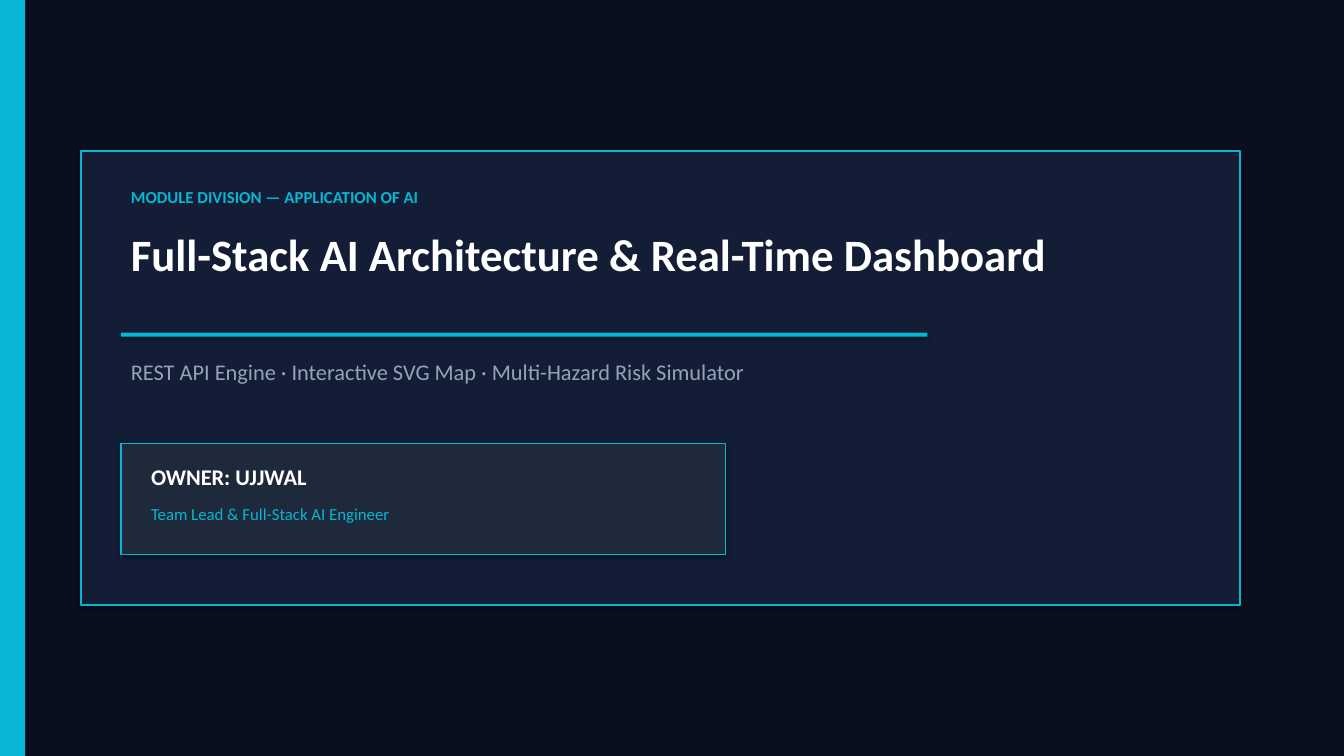
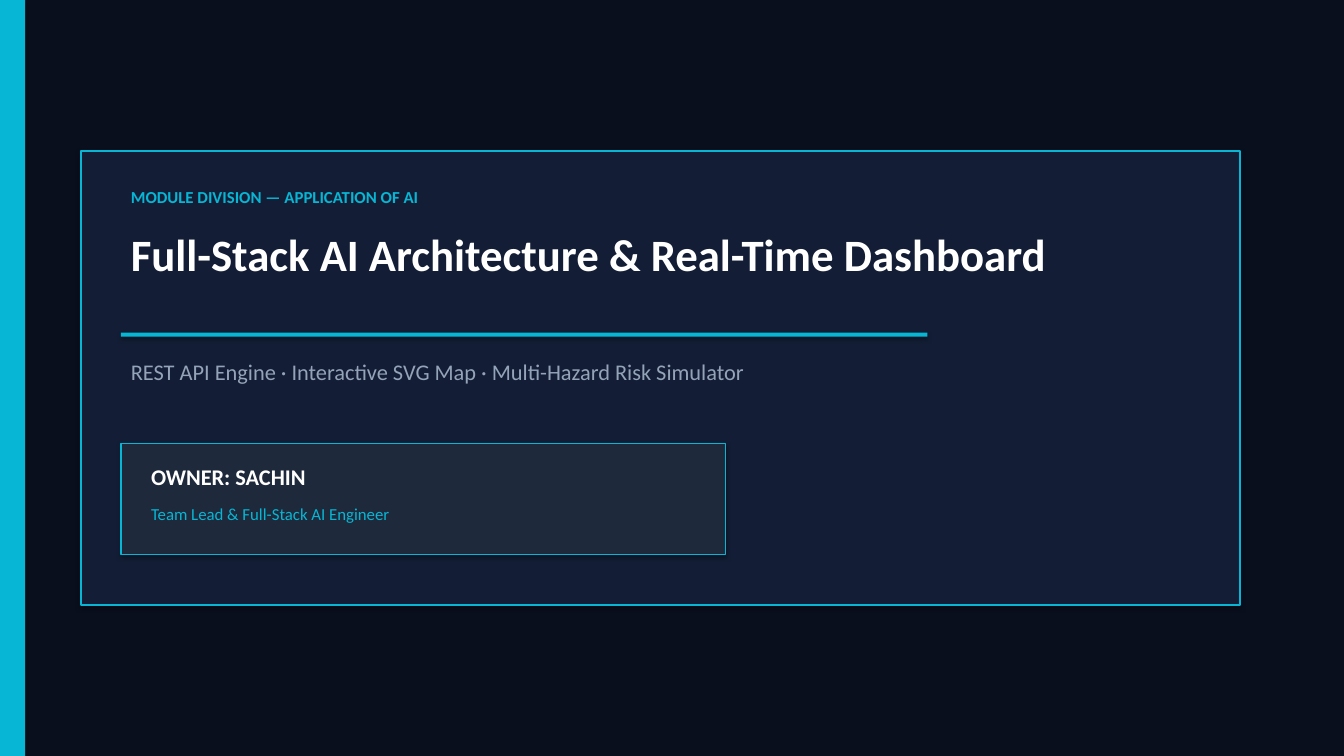
Before and after one commit to ujjww4ll/HIMA, a slide deck: slide 5 of Flood_Prediction_and_Early_Warning_System.pptx. Drawn at 1344x756 pixels with LibreOffice and Linux fonts; fonts in the diff are those of the drawing. Boxes give left, top, right and bottom in pixels: in the first picture for what was removed or moved away, otherwise in the second. Text is boxed around its words. In the diff, an @@ line names an element or a change of style, - is before the commit and + after.

Commit message:
Update 7-member roster: M1-Sachin, M2-Anshul, M3-Ujjwal, M4-Aadi, M5-Malvika, M6-Shubhangi, M7-Sonam

```diff
--- a/Flood_Prediction_and_Early_Warning_System.pptx
+++ b/Flood_Prediction_and_Early_Warning_System.pptx
@@ text at (151, 470, 305, 485): text changed @@
-OWNER: UJJWAL
+OWNER: SACHIN
```
Also in this commit, not shown: 14 other slides changed, 5 other files.
